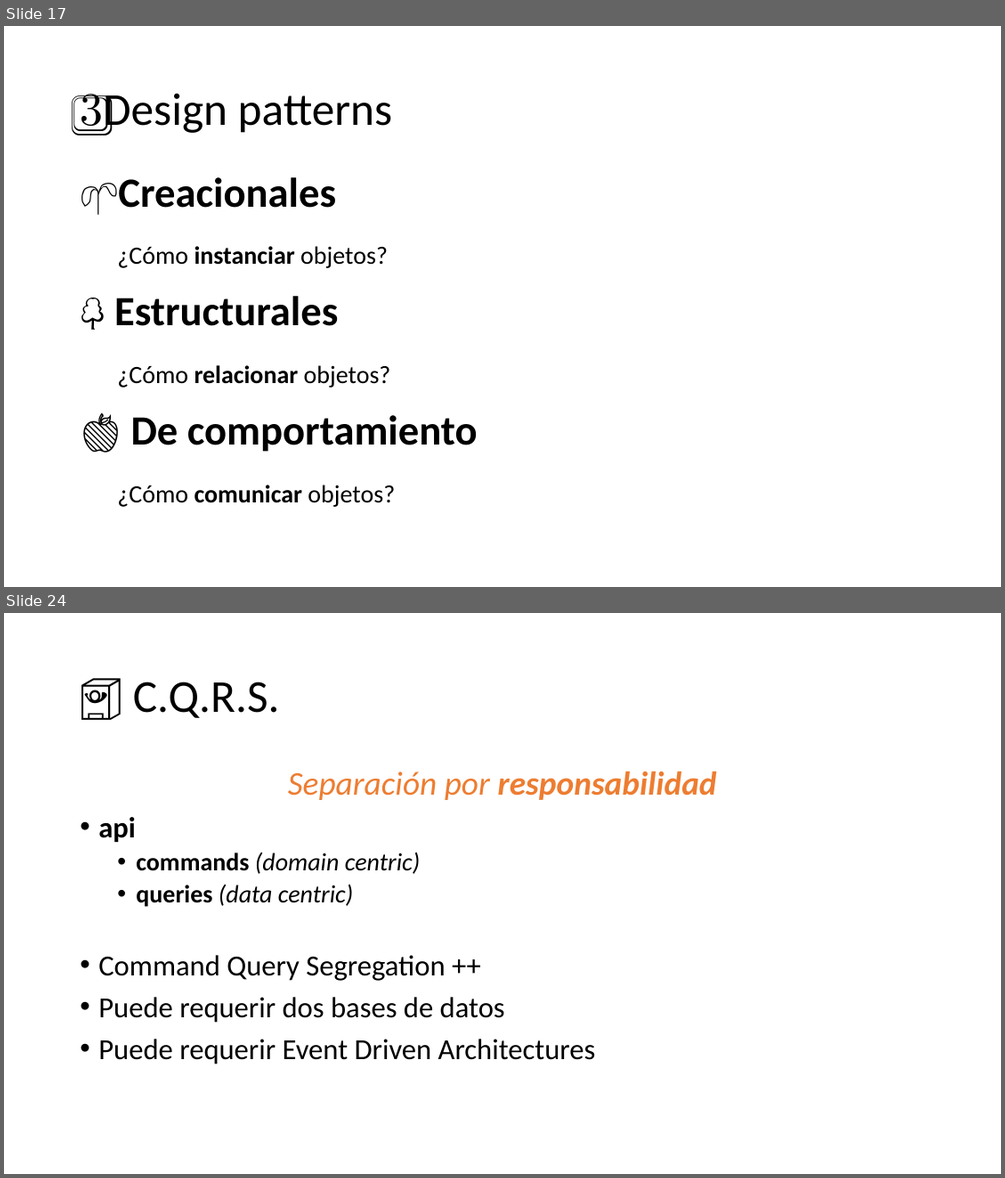
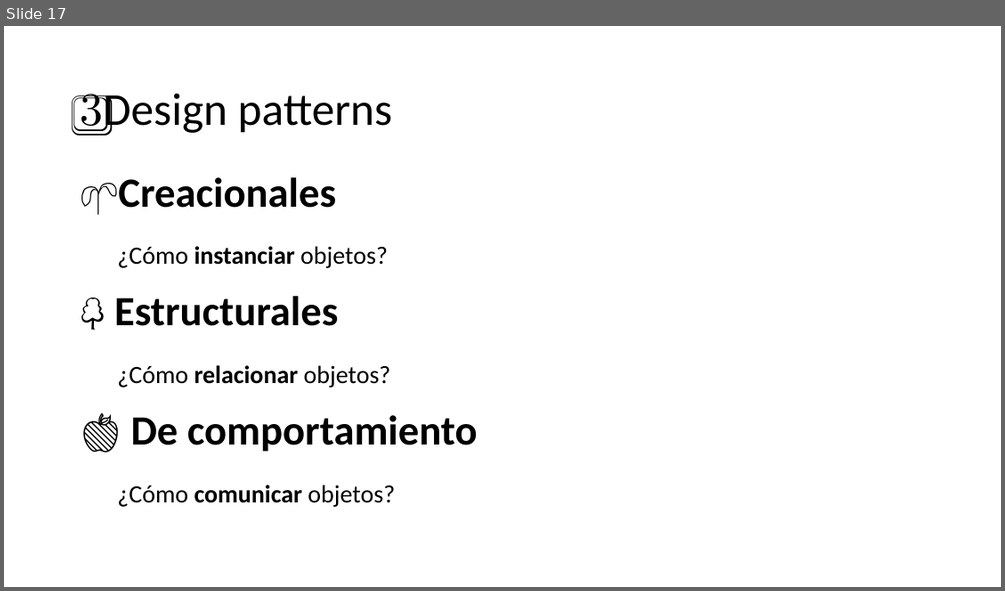
Before and after one commit to AlbertoBasalo/principles-and-patterns, a slide deck: docs/principles-and-practices.pptx. Shown one above the other, each under a label of ours: slides 17 and 24 before the commit, slide 17 after it; the slides between them are not shown. The pictures are 1005x1178 and 1005x591 pixels, drawn with LibreOffice and Linux fonts; fonts in the diff are those of the drawing. Boxes give left, top, right and bottom in pixels: in the first picture for what was removed or moved away, otherwise in the second. Text is boxed around its words. In the diff, an @@ line names an element or a change of style, - is before the commit and + after.

```diff
--- a/docs/principles-and-practices.pptx
+++ b/docs/principles-and-practices.pptx
@@ slide 24 removed at bbox=[4, 613, 1001, 1174], background #FFFFFF @@
@@ title removed at bbox=[133, 682, 280, 718] @@
-🏤 C.Q.R.S.
@@ text removed at bbox=[98, 771, 717, 1064] @@
-Separación por responsabilidad
-• api
-  • commands (domain centric)
-  • queries (data centric)
-• Command Query Segregation ++
-• Puede requerir dos bases de datos
-• Puede requerir Event Driven Architectures
```
Also in this commit, not shown: 4 slides changed, 4 other slides removed, 12 other files.
